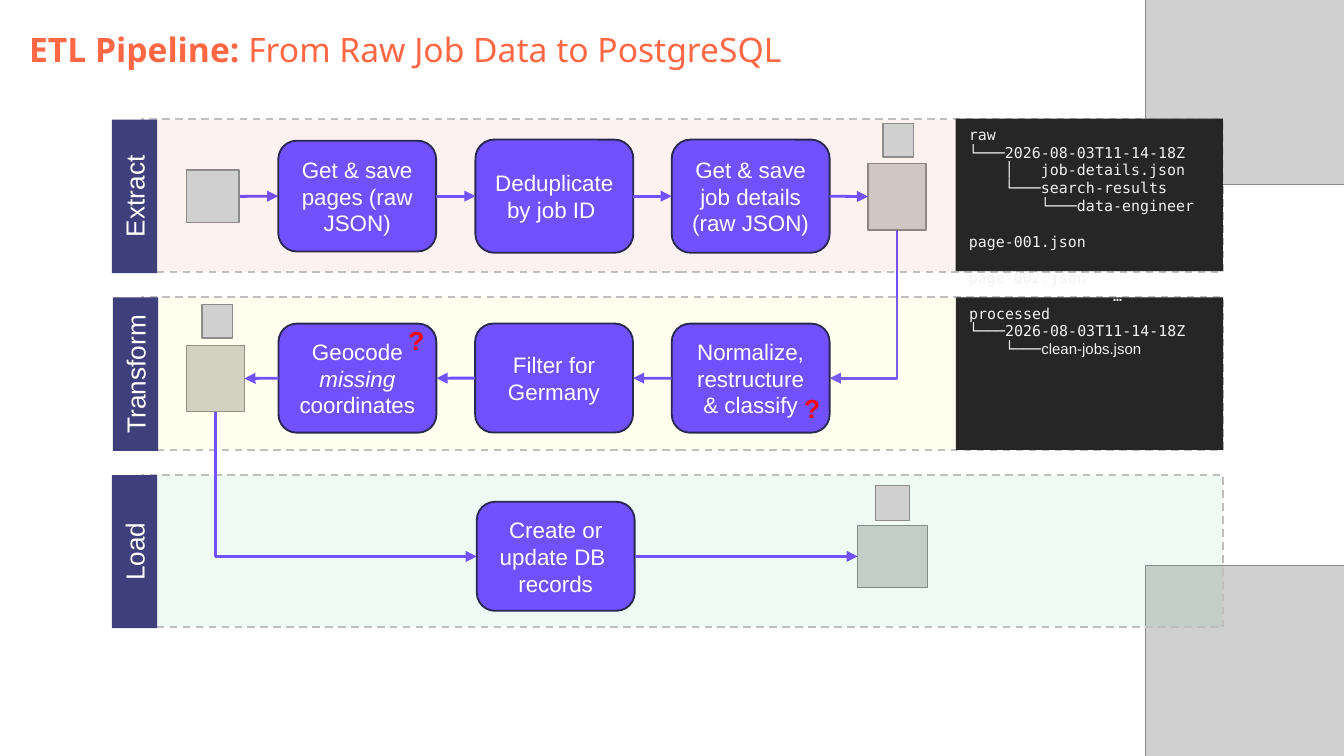
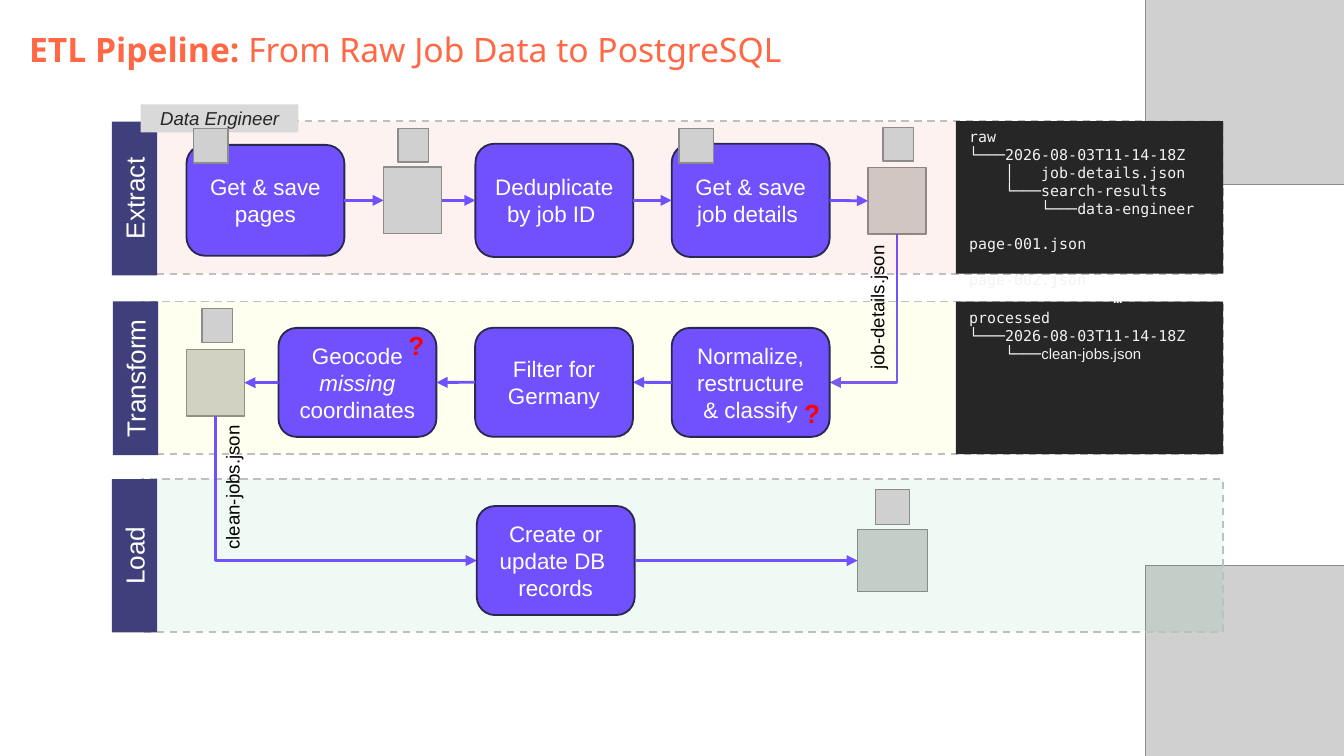
Before and after one commit to DataScientest-Studio/jun26bde-job-market, a slide deck: slide 5 of docs/defence/Defence.pptx. Drawn at 1344x756 pixels with LibreOffice and Linux fonts; fonts in the diff are those of the drawing; grey boxes stand for pictures; background and template pictures are left out. Boxes give left, top, right and bottom in pixels: in the first picture for what was removed or moved away, otherwise in the second. Text is boxed around its words. In the diff, an @@ line names an element or a change of style, - is before the commit and + after.

```diff
--- a/docs/defence/Defence.pptx
+++ b/docs/defence/Defence.pptx
@@ rectangle added at [141,105,298,133], fill #D9D9D9, 10 pt, text #262626, italic @@
+Data Engineer
@@ rounded rectangle "Get & save pages": place and size @@
-rounded rectangle "Get & save pages" at [278,141,435,251]
+rounded rectangle "Get & save pages" at [187,145,344,255]
@@ arrow moved from (239, 196) - (278, 196) to (228, 145) - (187, 200) @@
@@ picture: place and size @@
-picture at [187,171,239,223]
+picture at [194,129,228,164]
@@ picture added at [398,129,429,163] @@
@@ picture added at [679,129,714,164] @@
@@ text in rounded rectangle at [210,179,320,227]: text changed @@
-Get & save pages (raw JSON)
+Get & save pages
@@ picture added at [383,167,441,234] @@
@@ arrow moved from (437, 196) - (476, 196) to (344, 200) - (383, 200) @@
@@ arrow added from (442, 200) to (476, 200), #7151FD 1.5 pt @@
@@ text in rounded rectangle at [697,206,798,227]: text changed @@
-job details (raw JSON)
+job details
@@ text added at [867,258,888,365], 10 pt, text #000000 @@
+job-details.json
@@ 6 pictures, 6 rounded rectangles, 6 arrows, 5 rectangles, 2 texts, 2 elbow arrows: place and size @@
-6 pictures, 6 rounded rectangles, 6 arrows, 5 rectangles, 2 texts, 2 elbow arrows at [112,124,1223,629]
+6 pictures, 6 rounded rectangles, 6 arrows, 5 rectangles, 2 texts, 2 elbow arrows at [112,128,1223,633]
@@ text added at [223,438,244,546], 10 pt, text #000000 @@
+clean-jobs.json
```
Also in this commit, not shown: 4 other slides changed, 2 slides added, 2 slides removed, 1 other file.
